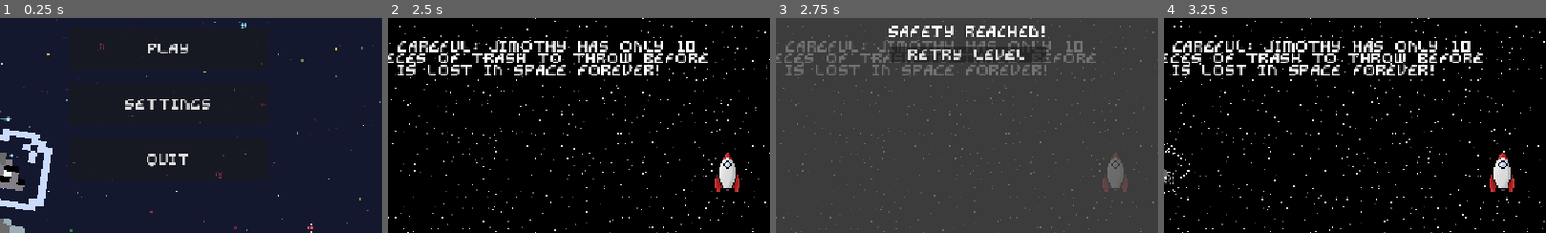
Above: before the commit, frames 1-4 (left to right).
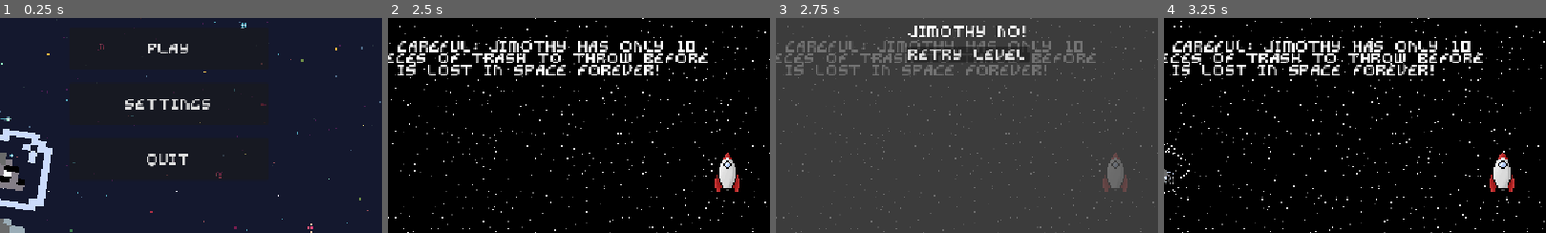
Above: after the commit, the same moments.

Repository: rsburke4/gmtk2026
Game: Godot game, scene res://scenes/title_screen.tscn
Two runs of this game, one before a commit and one after it. Both use one fixed random seed, a clock stepped at 60 frames per second and the inputs below.
Inputs:
- Up to frame 1 (0.25 s): no input
- Up to frame 2 (2.5 s): click "Play" at 0.5 s; tap Enter at 1.25 s; hold W (move_up) from 1.28 s (still down)
- Up to frame 3 (2.75 s): keep holding W (move_up)
- Up to frame 4 (3.25 s): release W (move_up) at 2.75 s; click "Retry Level" at 2.75 s
The pictures show only the part of the screen within x 28-78%, y 40-90%; the shares and areas given below are measured in that part.

Frames 1-2 are identical in both runs. In frame 3, 1.5% of the frame differs, in the area x 29-71%, y 3-21%; in frame 4, nothing differs.

Commit message:
Make lose screen sound like you lost

Diff:
--- a/scenes/MainScene.tscn
+++ b/scenes/MainScene.tscn
@@ -245,7 +245,7 @@
 [node name="Message" type="Label" parent="LoseScreen/Control/VBoxContainer" unique_id=174971971]
 layout_mode = 2
 theme = ExtResource("21_2phbr")
-text = "Safety Reached!"
+text = "Jimothy No!"
 label_settings = SubResource("LabelSettings_8wjpf")
 horizontal_alignment = 1
 
